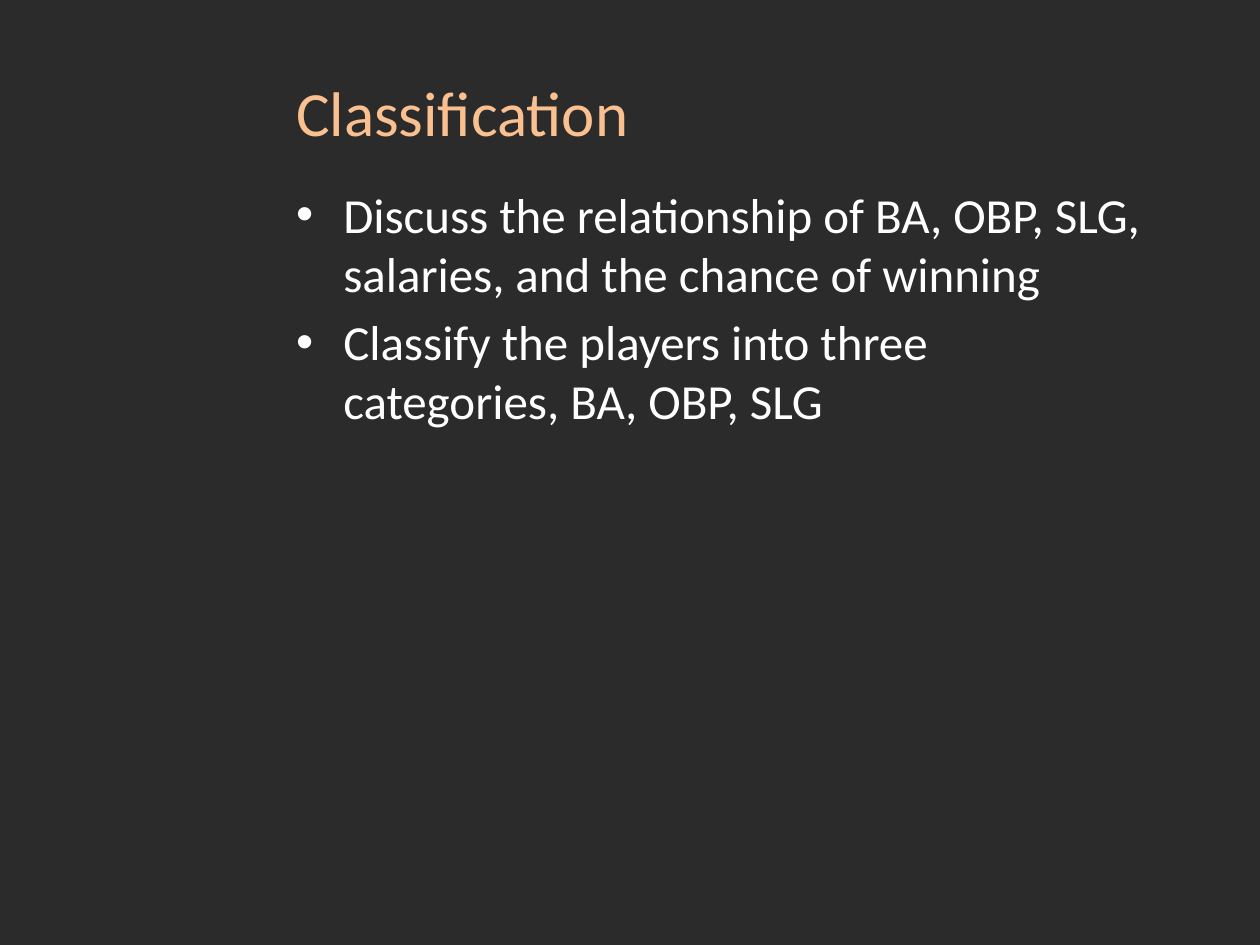
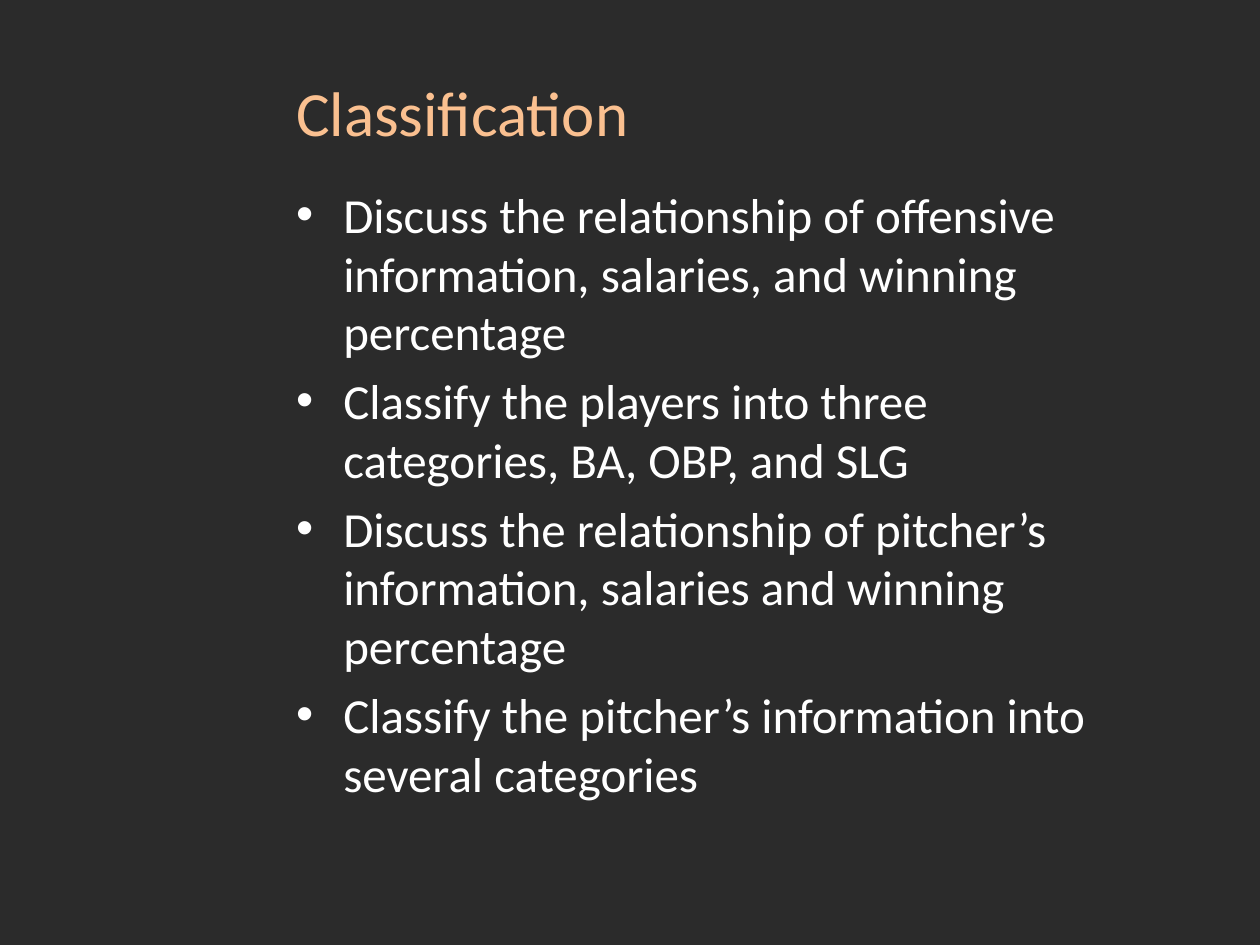
Before and after one commit to JeffWang0501/VALabProject2016, a slide deck: slide 16 of VA_Project_Proposal.pptx (slide 15 before the commit). Drawn at 1260x945 pixels with LibreOffice and Linux fonts; fonts in the diff are those of the drawing; background and template pictures are left out; a plain dark background stands for a picture behind light text. Boxes give left, top, right and bottom in pixels: in the first picture for what was removed or moved away, otherwise in the second. Text is boxed around its words. In the diff, an @@ line names an element or a change of style, - is before the commit and + after.

```diff
--- a/VA_Project_Proposal.pptx
+++ b/VA_Project_Proposal.pptx
@@ text at <box>343,199,1085,801</box>: text changed @@
-• Discuss the relationship of BA, OBP, SLG, salaries, and the chance of winning
-• Classify the players into three categories, BA, OBP, SLG
+• Discuss the relationship of offensive information, salaries, and winning percentage
+• Classify the players into three categories, BA, OBP, and SLG
+• Discuss the relationship of pitcher’s information, salaries and winning percentage
+• Classify the pitcher’s information into several categories
```
Also in this commit, not shown: 9 other slides changed, 1 slide added.
